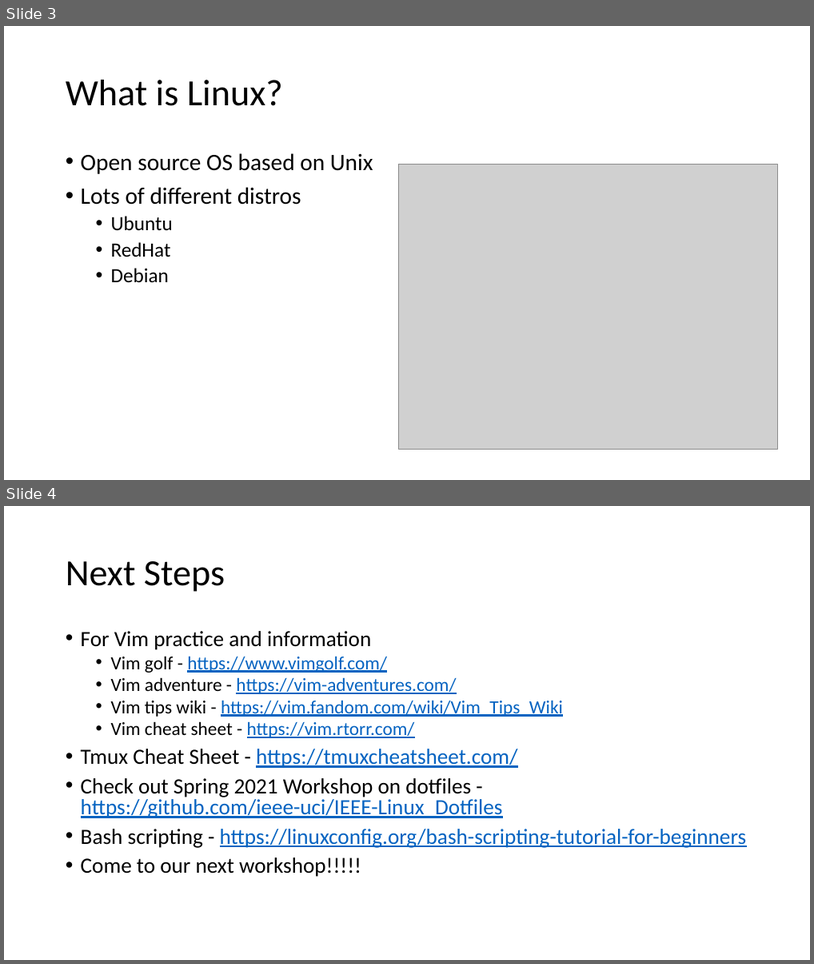
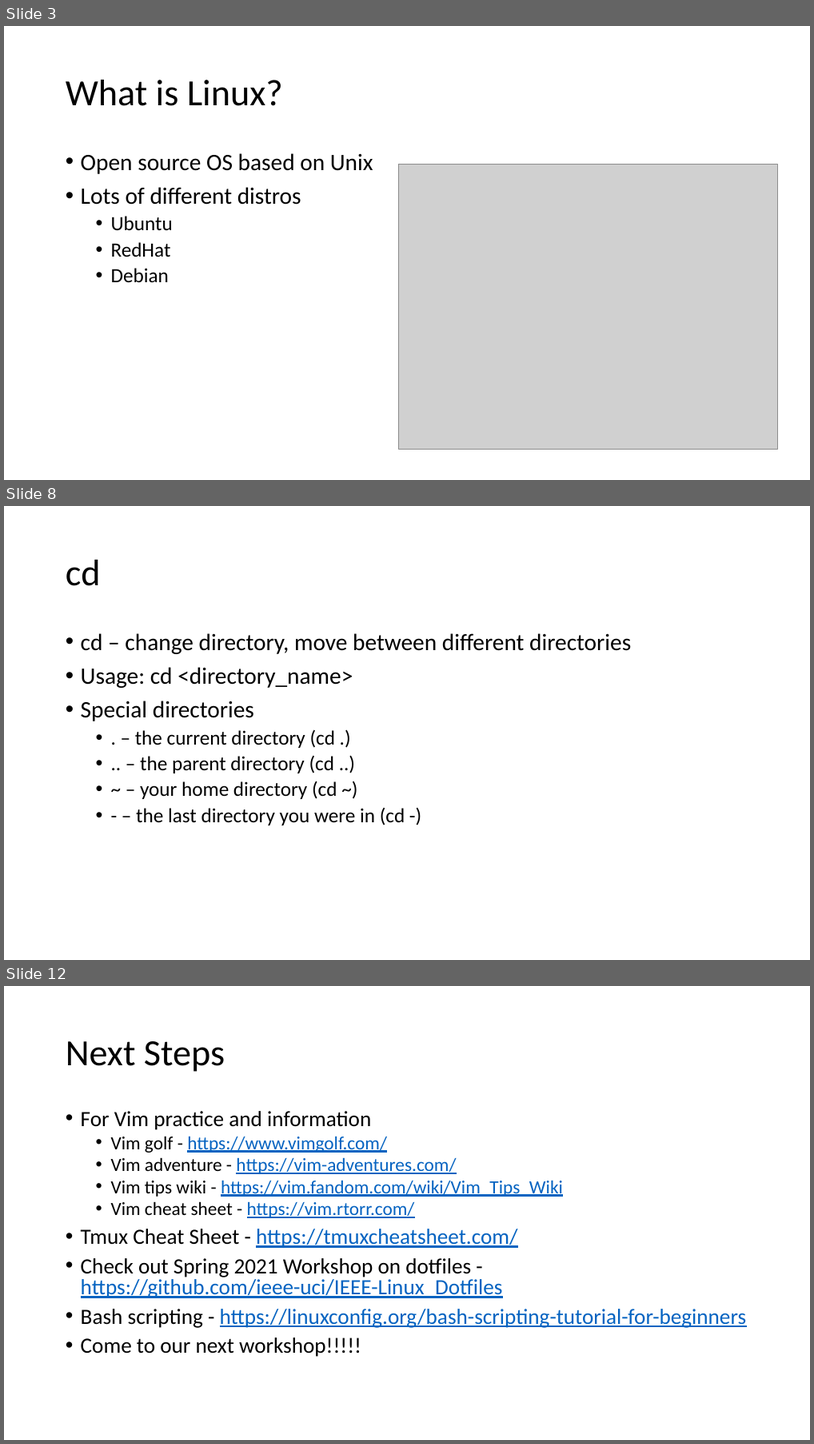
Before and after one commit to ValenYamamoto/IEEE_Linux_Workshop, a slide deck: Linux_slides.pptx. Shown one above the other, each under a label of ours: slides 3 and 4 before the commit, slides 3, 8 and 12 after it; the slides between them are not shown. The pictures are 814x964 and 814x1444 pixels, drawn with LibreOffice and Linux fonts; fonts in the diff are those of the drawing; grey boxes stand for pictures. Boxes give left, top, right and bottom in pixels: in the first picture for what was removed or moved away, otherwise in the second. Text is boxed around its words. In the diff, an @@ line names an element or a change of style, - is before the commit and + after.

```diff
--- a/Linux_slides.pptx
+++ b/Linux_slides.pptx
@@ slide 8 added at [4, 506, 810, 960], background #FFFFFF @@
@@ title added at [66, 560, 101, 586], 44 pt, text #000000 @@
+cd
@@ text added at [81, 633, 631, 825], 24 pt, text #000000 @@
+• cd – change directory, move between different directories
+• Usage: cd <directory_name>
+• Special directories
+  • . – the current directory (cd .)
+  • .. – the parent directory (cd ..)
+  • ~ – your home directory (cd ~)
+  • - – the last directory you were in (cd -)
@@ what was slide 4 is now slide 12 @@
```
Also in this commit, not shown: 7 other slides added.
